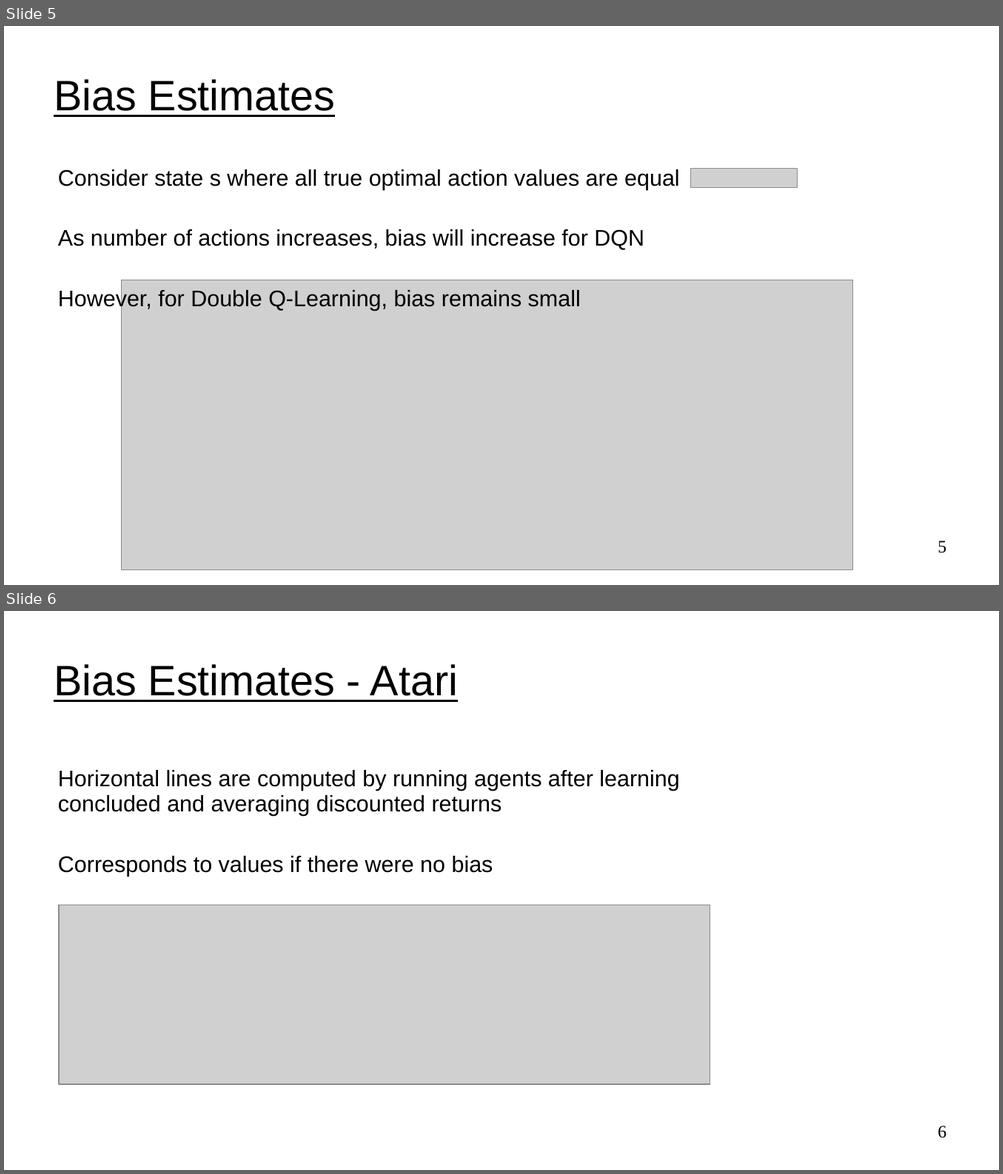
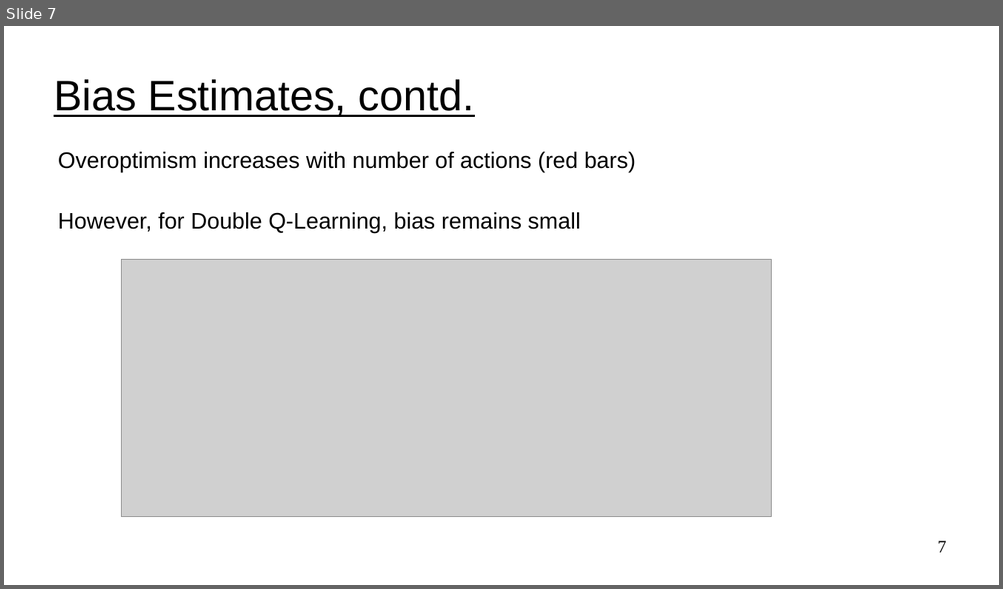
Before and after one commit to UVADS/reinforcement_learning, a slide deck: 06_deep_q_networks_extensions/dqn_extensions.ppt. Shown one above the other, each under a label of ours: slides 5 and 6 before the commit, slide 7 after it. The pictures are 1003x1174 and 1003x589 pixels, drawn with LibreOffice and Linux fonts; fonts in the diff are those of the drawing; grey boxes stand for pictures. Boxes give left, top, right and bottom in pixels: in the first picture for what was removed or moved away, otherwise in the second. Text is boxed around its words. In the diff, an @@ line names an element or a change of style, - is before the commit and + after.

```diff
--- a/06_deep_q_networks_extensions/dqn_extensions.ppt
+++ b/06_deep_q_networks_extensions/dqn_extensions.ppt
@@ slide 6 removed at box(4, 611, 999, 1170), background #FFFFFF @@
@@ title removed at box(54, 664, 458, 702) @@
-Bias Estimates - Atari
@@ text removed at box(58, 770, 679, 877) @@
-Horizontal lines are computed by running agents after learning concluded and averaging discounted returns
-Corresponds to values if there were no bias
@@ picture removed at box(59, 906, 710, 1085) @@
@@ page number removed at box(937, 1126, 946, 1139) @@
-6
@@ what was slide 5 is now slide 7 @@
@@ slide 7 changed as well @@
@@ title at box(54, 79, 474, 117): text changed @@
-Bias Estimates
+Bias Estimates, contd.
@@ text "Overoptimism increases with number of ...": place and size @@
-text "Overoptimism increases with number of ..." at box(58, 170, 680, 311)
+text "Overoptimism increases with number of ..." at box(58, 152, 635, 233)
@@ text at box(58, 152, 635, 173): text changed @@
-Consider state s where all true optimal action values are equal
-As number of actions increases, bias will increase for DQN
+Overoptimism increases with number of actions (red bars)
@@ picture removed at box(691, 169, 797, 187) @@
@@ picture: place and size @@
-picture at box(122, 281, 854, 571)
+picture at box(122, 260, 771, 518)
@@ page number at box(937, 541, 946, 553): text changed @@
-5
+7
```
Also in this commit, not shown: 2 other slides changed, 4 slides added, 2 other files.
